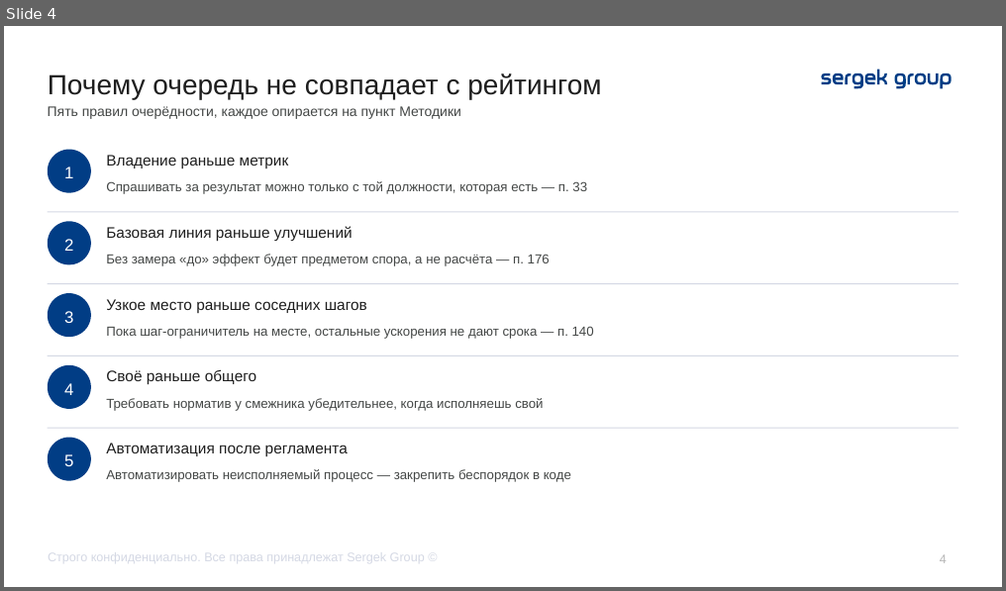
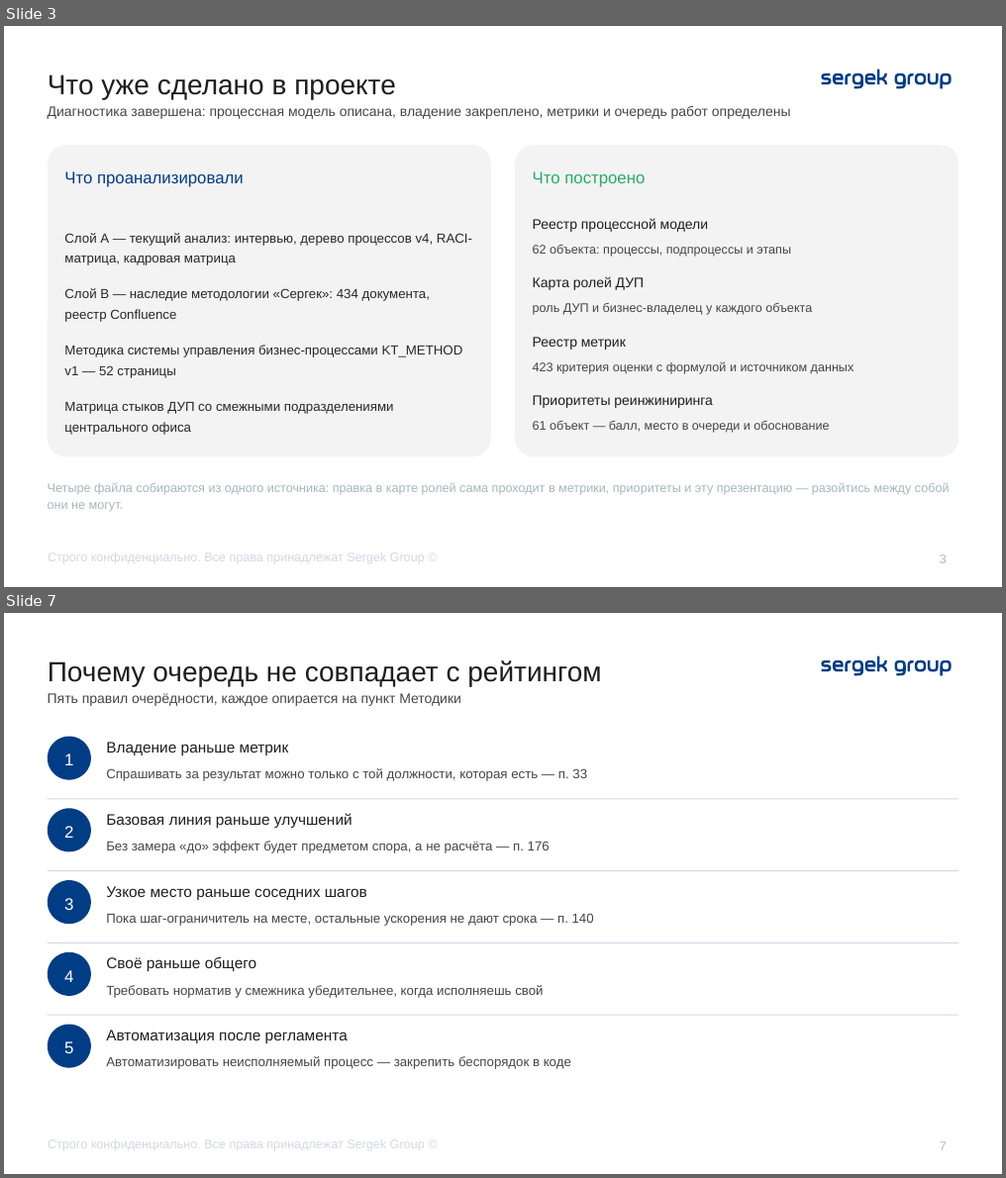
Before and after one commit to TemeshevProject/SG-DUP-Project, a slide deck: dup_project/02_Презентация/ДУП_Приоритеты_реинжиниринга_презентация.pptx. Shown one above the other, each under a label of ours: slide 4 before the commit, slides 3 and 7 after it; the slides between them are not shown. The pictures are 1006x591 and 1006x1178 pixels, drawn with LibreOffice and Linux fonts; fonts in the diff are those of the drawing. Boxes give left, top, right and bottom in pixels: in the first picture for what was removed or moved away, otherwise in the second. Text is boxed around its words. In the diff, an @@ line names an element or a change of style, - is before the commit and + after.

```diff
--- a/dup_project/02_Презентация/ДУП_Приоритеты_реинжиниринга_презентация.pptx
+++ b/dup_project/02_Презентация/ДУП_Приоритеты_реинжиниринга_презентация.pptx
@@ slide 3 added at <box>4,26,1002,587</box>, background #FFFFFF; not listed: 13 template elements that a slide beside it also shows @@
@@ text added at <box>48,75,396,99</box>, 20 pt, text #1E1E1E @@
+Что уже сделано в проекте
@@ text added at <box>48,106,791,119</box>, 10 pt, text #444746 @@
+Диагностика завершена: процессная модель описана, владение закреплено, метрики и очередь работ определены
@@ rounded rectangle added at <box>47,145,491,457</box>, fill #F3F3F3, 9.5 pt, text #282828 @@
+Слой А — текущий анализ: интервью, дерево процессов v4, RACI-матрица, кадровая матрица
+Слой B — наследие методологии «Сергек»: 434 документа, реестр Confluence
+Методика системы управления бизнес-процессами KT_METHOD v1 — 52 страницы
+Матрица стыков ДУП со смежными подразделениями центрального офиса
@@ text added at <box>64,172,244,187</box>, 12 pt, text #013D85 @@
+Что проанализировали
@@ rounded rectangle added at <box>515,145,959,457</box>, fill #F3F3F3 @@
@@ text added at <box>533,172,645,187</box>, 12 pt, text #28AB6A @@
+Что построено
@@ text added at <box>533,218,708,232</box>, 10 pt, text #1E1E1E @@
+Реестр процессной модели
@@ text added at <box>533,245,791,257</box>, 9 pt, text #444746 @@
+62 объекта: процессы, подпроцессы и этапы
@@ text added at <box>533,276,645,290</box>, 10 pt, text #1E1E1E @@
+Карта ролей ДУП
@@ text added at <box>533,303,812,315</box>, 9 pt, text #444746 @@
+роль ДУП и бизнес-владелец у каждого объекта
@@ text added at <box>533,337,626,350</box>, 10 pt, text #1E1E1E @@
+Реестр метрик
@@ text added at <box>533,362,854,374</box>, 9 pt, text #444746 @@
+423 критерия оценки с формулой и источником данных
@@ text added at <box>533,395,713,408</box>, 10 pt, text #1E1E1E @@
+Приоритеты реинжиниринга
@@ text added at <box>533,421,829,433</box>, 9 pt, text #444746 @@
+61 объект — балл, место в очереди и обоснование
@@ text added at <box>48,483,949,512</box>, 9 pt, text #A7B6BD @@
+Четыре файла собираются из одного источника: правка в карте ролей сама проходит в метрики, приоритеты и эту презентацию — разойтись между собой они не могут.
@@ what was slide 4 is now slide 7 @@
@@ page number at <box>940,1142,946,1151</box>: text changed @@
-4
+7
```
Also in this commit, not shown: 4 slides changed, 6 other slides added, 3 other files.
